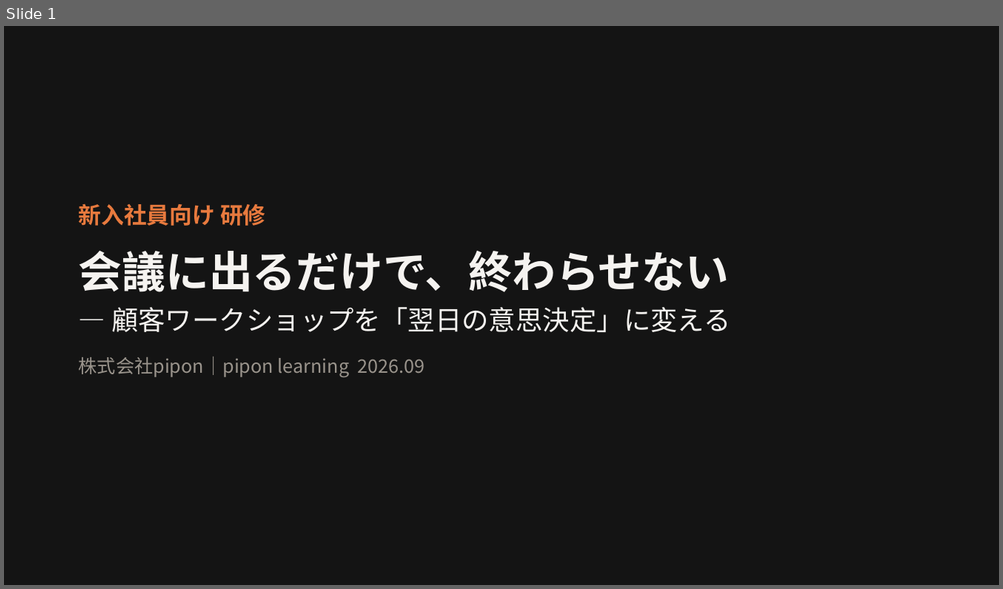
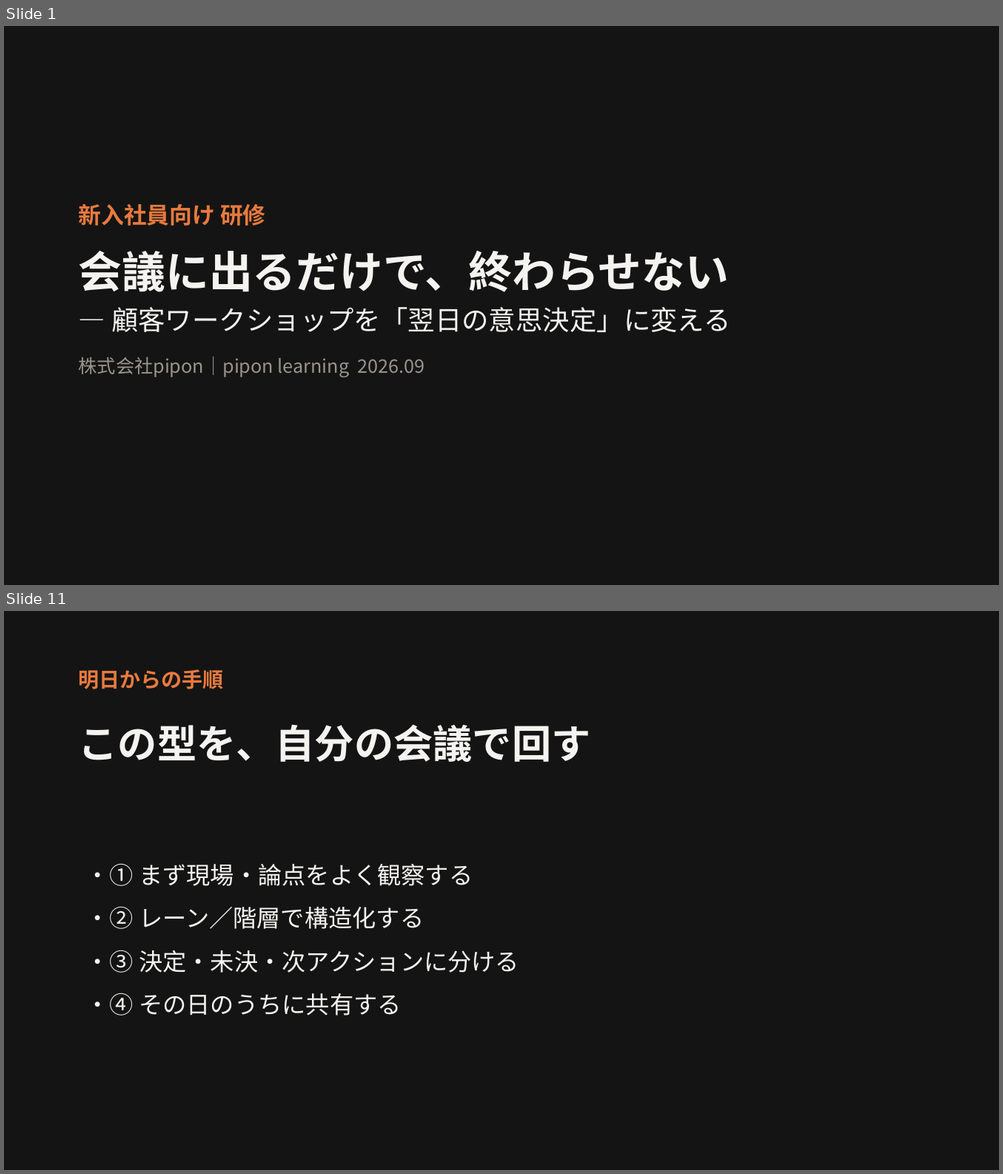
Before and after one commit to pi-poninc/e-learinging, a slide deck: content/02-workshop/slides.pptx. Shown one above the other, each under a label of ours: slide 1 before the commit, slides 1 and 11 after it; the slides between them are not shown. The pictures are 1003x589 and 1003x1174 pixels, drawn with LibreOffice and Linux fonts; fonts in the diff are those of the drawing. Boxes give left, top, right and bottom in pixels: in the first picture for what was removed or moved away, otherwise in the second. Text is boxed around its words. In the diff, an @@ line names an element or a change of style, - is before the commit and + after.

```diff
--- a/content/02-workshop/slides.pptx
+++ b/content/02-workshop/slides.pptx
@@ slide 11 added at <box>4,611,999,1170</box>, background #FFFFFF @@
@@ rectangle added at <box>4,611,999,1170</box>, fill #141414 @@
@@ text added at <box>79,669,224,689</box>, 20 pt, text #E87A3E, bold @@
+明日からの手順
@@ text added at <box>79,724,591,762</box>, 38 pt, text #F5F3F0, bold @@
+この型を、自分の会議で回す
@@ text added at <box>86,863,519,1016</box>, 23 pt, text #F5F3F0 @@
+・① まず現場・論点をよく観察する
+・② レーン／階層で構造化する
+・③ 決定・未決・次アクションに分ける
+・④ その日のうちに共有する
```
Also in this commit, not shown: 5 slides changed, 5 other slides added, 2 other files.
